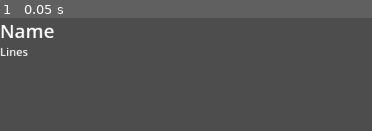
Above: before the commit, frame 1.
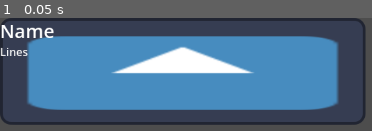
Above: after the commit, the same moment.

Repository: Luterad/Godot-4-Addon-DialogBox
Game: Godot game, scene res://dialog_box.tscn
The game is run twice, just before and just after one commit, with the same random seed, the same clock (stepped at 60 frames per second) and the same inputs. The project has no main scene, so this scene is started directly. The engine's default icon, where the game draws it, is replaced by a stand-in: a white triangle on a blue panel in a dark square.
Inputs:
- Up to frame 1 (0.05 s): no input

The runs differ from the first frame. In frame 1, 61% of the frame differs, in the area x 0-99%, y 0-95%.
Error after the commit: Invalid assignment of property or key 'stretch_radio' with value of type 'int' on a base object of type 'TextureRect'. (res://dialog_box.gd:193)

Commit message:
Undeniable settings

Diff:
--- a/dialog_box.gd
+++ b/dialog_box.gd
@@ -61,7 +61,7 @@
 		lines_dialoque.add_theme_font_override("bold_italics_font", value)
 		lines_dialoque.add_theme_font_override("mono_font", value)
 
-## lines_dialoque size in pixels for text in dialogues.
+## Text size in pixels for text in dialogues.
 @export var text_size: int = 16:
 	set(value):
 		text_size = value
@@ -79,7 +79,7 @@
 @export var text_name_color: Color = Color.WHITE:
 	set(value): text_name_color = value; name_dialoque.add_theme_color_override("font_color", value)
 
-## lines_dialoque size in pixels for name in dialogues.
+## Text size in pixels for name in dialogues.
 @export var text_name_size: int = 27:
 	set(value): text_name_size = value; name_dialoque.add_theme_font_size_override("font_size", value)
 
@@ -98,7 +98,7 @@
 	set(value): if input_use_trigger: input_trigger = value
 
 @export_subgroup("Dialogue", "dialogue_")
-## lines_dialoque lines.
+## Text lines.
 @export var dialogue_lines: Array[String] = []:
 	set(value):
 		dialogue_lines = value
@@ -175,9 +175,22 @@
 	bg_rim.stretch_margin_right = 15
 	bg_rim.stretch_margin_bottom = 15
 
-#speaker.dragger_visibility = DraggerVisibility.DRAGGER_HIDDEN_COLLAPSE
-#speaker.set_anchors_preset(LayoutPreset.PRESET_FULL_RECT)
-
+	speaker.dragger_visibility = SplitContainer.DRAGGER_HIDDEN_COLLAPSED
+	speaker.set_anchors_preset(Control.PRESET_FULL_RECT)
+
+	name_dialoque.set_v_size_flags(Control.SIZE_EXPAND_FILL)
+	name_dialoque.size_flags_stretch_ratio = 0
+
+	speaking.dragger_visibility = SplitContainer.DRAGGER_HIDDEN_COLLAPSED
+	speaking.set_v_size_flags(Control.SIZE_EXPAND_FILL)
+
+	lines_dialoque.bbcode_enabled = true
+	lines_dialoque.scroll_active = false
+	lines_dialoque.set_h_size_flags(Control.SIZE_EXPAND_FILL)
+
+	face_dialoque.stretch_mode = TextureRect.STRETCH_KEEP
+	face_dialoque.set_v_size_flags(Control.SIZE_EXPAND_FILL)
+	face_dialoque.stretch_radio = 0
 
 func _input(event: InputEvent) -> void: if input_use_trigger and input_trigger != "":
 	if InputMap.action_get_events(input_trigger)[0].as_text() == event.as_text(): emit_signal("trigger_pressed")
--- a/dialog_box.tscn
+++ b/dialog_box.tscn
@@ -21,7 +21,6 @@
 grow_vertical = 2
 
 [node name="TextureProgressBar" type="TextureProgressBar" parent="."]
-visible = false
 layout_mode = 1
 anchors_preset = 15
 anchor_right = 1.0
@@ -46,22 +45,20 @@
 
 [node name="Name" type="Label" parent="Speaker"]
 layout_mode = 2
-size_flags_vertical = 7
-size_flags_stretch_ratio = 0.08
+size_flags_vertical = 3
+size_flags_stretch_ratio = 0.0
 theme_override_colors/font_color = Color(1, 1, 1, 1)
 theme_override_font_sizes/font_size = 27
 text = "Name"
 
 [node name="Speaking" type="HSplitContainer" parent="Speaker"]
 layout_mode = 2
-size_flags_horizontal = 3
-size_flags_vertical = 7
+size_flags_vertical = 3
 dragger_visibility = 2
 
 [node name="Text" type="RichTextLabel" parent="Speaker/Speaking"]
 layout_mode = 2
 size_flags_horizontal = 3
-size_flags_vertical = 5
 theme_override_colors/default_color = Color(1, 1, 1, 1)
 theme_override_font_sizes/normal_font_size = 16
 bbcode_enabled = true
@@ -71,7 +68,7 @@
 [node name="Face" type="TextureRect" parent="Speaker/Speaking"]
 layout_mode = 2
 size_flags_horizontal = 3
-size_flags_stretch_ratio = 0.5
+size_flags_stretch_ratio = 0.0
 stretch_mode = 5
 
 [node name="Voice" type="AudioStreamPlayer" parent="Speaker/Speaking"]
